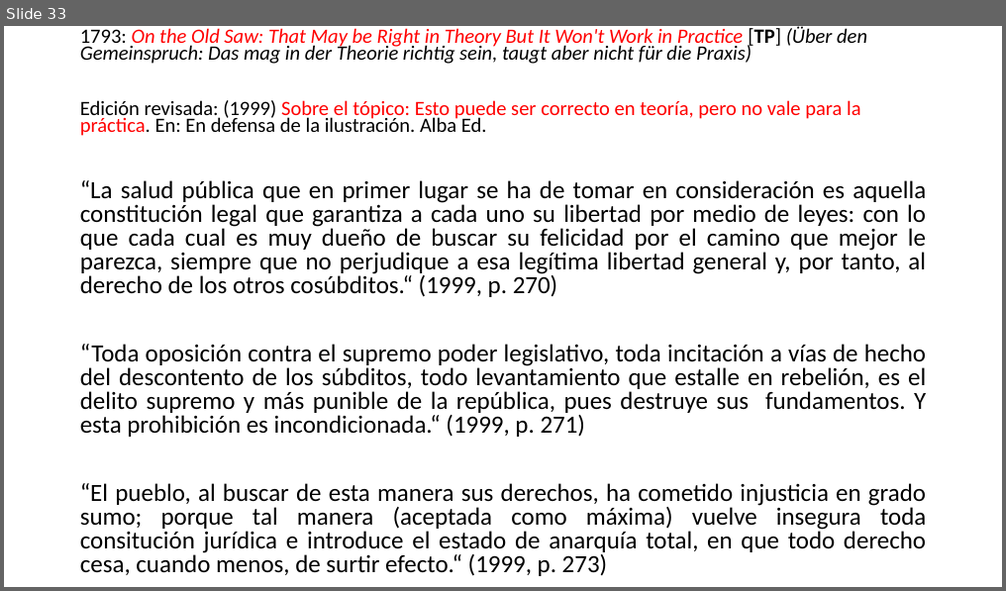
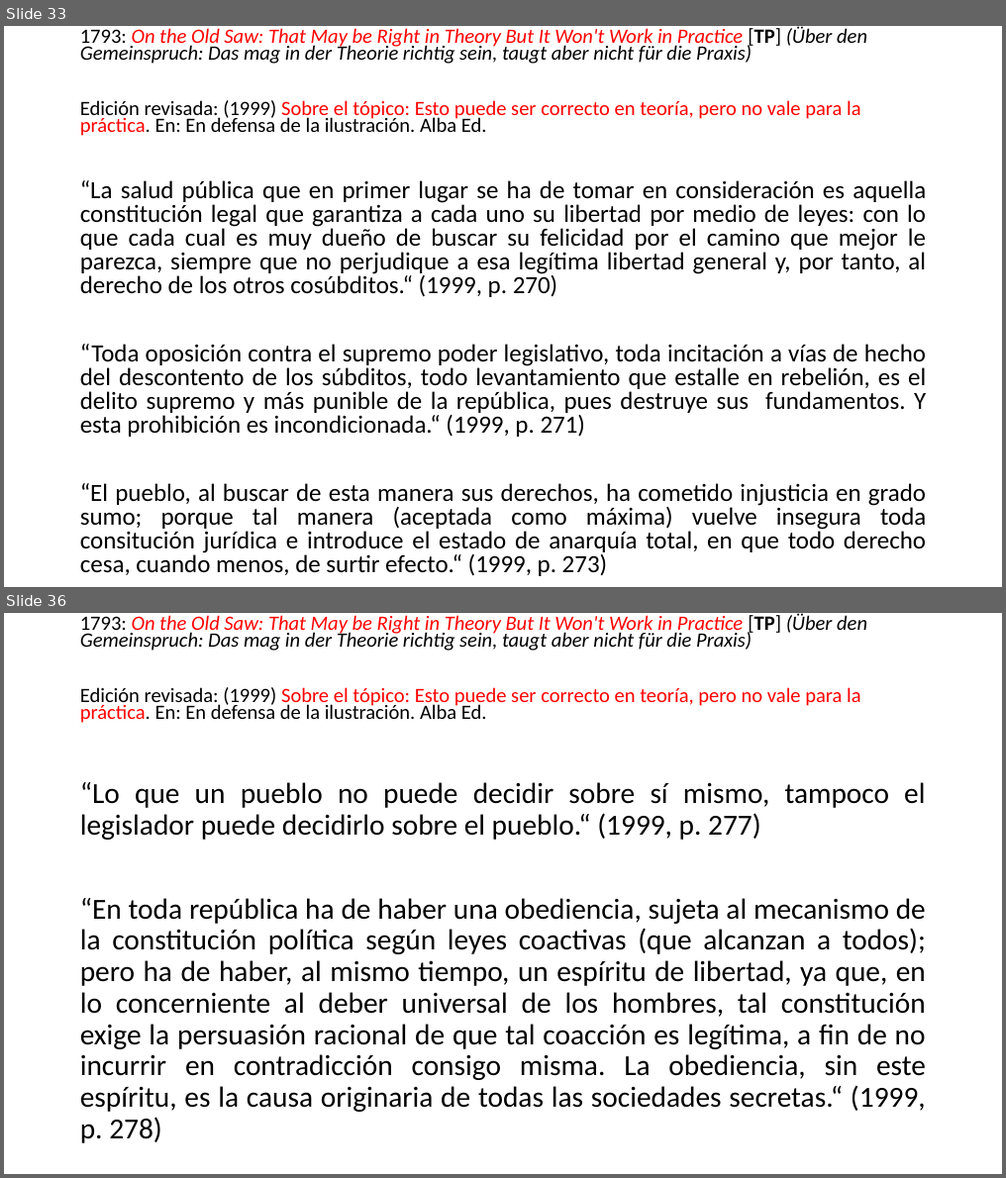
Before and after one commit to zaboltar/ArchaeologyJourney, a slide deck: DigSite/New Arcaism/uarm 2025 2/kant republica ciudadanía.pptx. Shown one above the other, each under a label of ours: slide 33 before the commit, slides 33 and 36 after it; the slides between them are not shown. The pictures are 1006x591 and 1006x1178 pixels, drawn with LibreOffice and Linux fonts; fonts in the diff are those of the drawing. Boxes give left, top, right and bottom in pixels: in the first picture for what was removed or moved away, otherwise in the second. Text is boxed around its words. In the diff, an @@ line names an element or a change of style, - is before the commit and + after.

```diff
--- a/DigSite/New Arcaism/uarm 2025 2/kant republica ciudadanía.pptx
+++ b/DigSite/New Arcaism/uarm 2025 2/kant republica ciudadanía.pptx
@@ slide 36 added at [4, 613, 1002, 1174], background #FFFFFF @@
@@ text added at [80, 613, 867, 723], 19.6 pt, text #000000, italic @@
+1793: On the Old Saw: That May be Right in Theory But It Won't Work in Practice [TP] (Über den Gemeinspruch: Das mag in der Theorie richtig sein, taugt aber nicht für die Praxis)
+Edición revisada: (1999) Sobre el tópico: Esto puede ser correcto en teoría, pero no vale para la práctica. En: En defensa de la ilustración. Alba Ed.
@@ text added at [80, 782, 926, 1144], 28 pt, text #000000 @@
+“Lo que un pueblo no puede decidir sobre sí mismo, tampoco el legislador puede decidirlo sobre el pueblo.“ (1999, p. 277)
+“En toda república ha de haber una obediencia, sujeta al mecanismo de la constitución política según leyes coactivas (que alcanzan a todos); pero ha de haber, al mismo tiempo, un espíritu de libertad, ya que, en lo concerniente al deber universal de los hombres, tal constitución exige la persuasión racional de que tal coacción es legítima, a fin de no incurrir en contradicción consigo misma. La obediencia, sin este espíritu, es la causa originaria de todas las sociedades secretas.“ (1999, p. 278)
```
Also in this commit, not shown: 3 slides changed, 23 other slides added, 14 other files.
